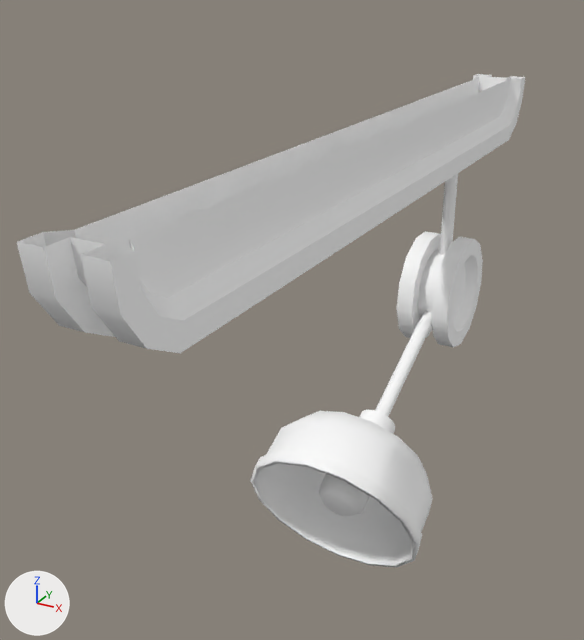
The FBX model Broken Dreams/Assets/3D Models/IntroLevel/Cell2/Cell2Props/Cell2OverheadLightFrame.fbx, before and after one commit.
Both versions are drawn from a camera (50 mm lens) standing at (0.81, -0.63, 8.4) and looking at (-0.35, 1.48, 7.34). The lights are fixed; the arrows at lower left show +X, +Y and +Z. Where no turn or scale is listed for an object, it has been applied to the vertices.

In view in the first picture: 'Bulb', 'Cell2OverheadLight', 'Cell2OverheadLightFrame'.
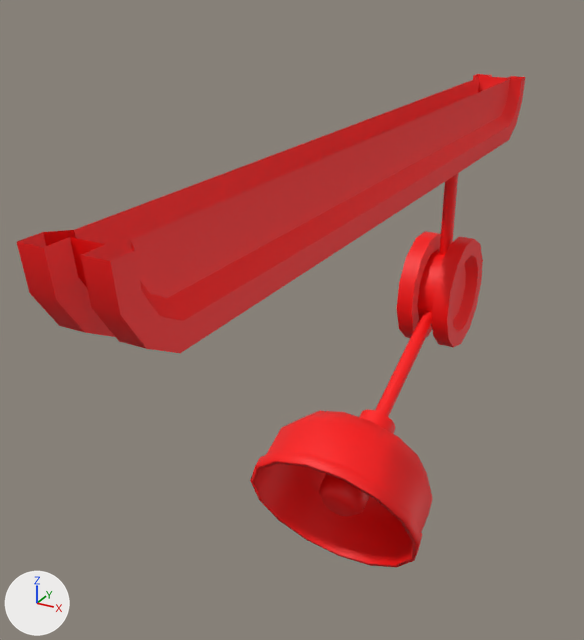
Boxes (x1, y1, x2, y2) around the edits, measured in the pictures (584 x 640 px):
'Cell2OverheadLightFrame', recoloured (white to red): (17, 74, 525, 353) in both
'Cell2OverheadLight', recoloured (white to red): (250, 311, 433, 567) in both
'Bulb', recoloured (white to red): (319, 474, 369, 517) in both

The change, as a list of edits to the scene's bpy script:
```text
Add mat_fleshydoor_mat:
    mat_fleshydoor_mat = principled_material('Fleshydoor_Mat')
    mat_fleshydoor_mat.base_color = (1.0, 0.0, 0.0)  # red #ff0000
    mat_fleshydoor_mat.roughness = 0.553
Change me_mesh:
    where me_mesh.from_pydata(...)  # 222 vertices, 190 faces; spans x -0.1..0.1, y -1.98..0.6, z -0.97..0.0
    remove me_mesh.materials.append(mat_cell2furn_mat)  # white #ffffff
    add me_mesh.materials.append(mat_fleshydoor_mat)  # red #ff0000
Change me_mesh_002:
    where me_mesh_002.from_pydata(...)  # 70 vertices, 62 faces; spans x -0.083..0.083, y -0.136..0.129, z -0.114..0.087
    remove me_mesh_002.materials.append(mat_cell2furn_mat)  # white #ffffff
    add me_mesh_002.materials.append(mat_fleshydoor_mat)  # red #ff0000
Change me_mesh_001:
    where me_mesh_001.from_pydata(...)  # 209 vertices, 204 faces; spans x -0.296..0.292, y -1.084..-0.114, z -0.725..-0.039
    remove me_mesh_001.materials.append(mat_cell2furn_mat)  # white #ffffff
    add me_mesh_001.materials.append(mat_fleshydoor_mat)  # red #ff0000
```
